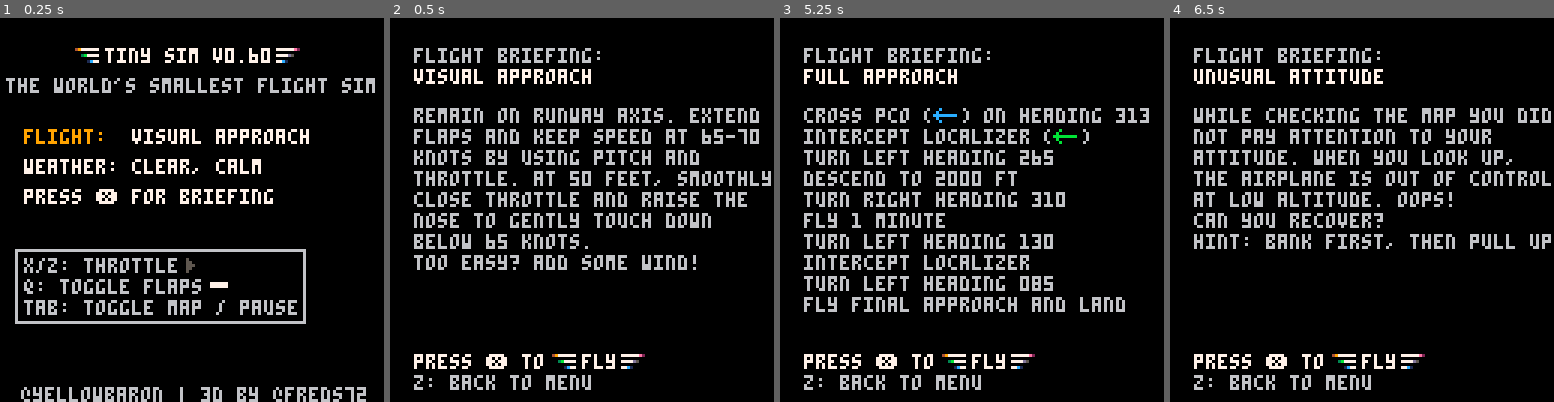
Above: before the commit, frames 1-4 (left to right).
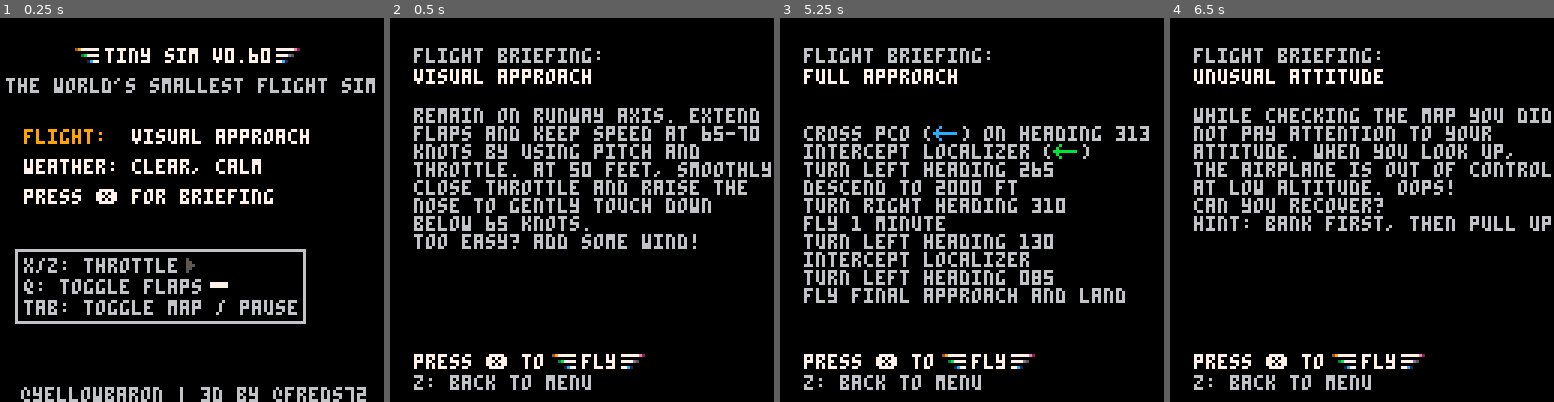
Above: after the commit, the same moments.

Repository: freds72/tiny_sim
Game: PICO-8 cartridge carts/tinysim.p8
Same seed, same stepped clock (60 frames per second), same inputs: the game is played once before the commit and once after it.
Inputs:
- Up to frame 1 (0.25 s): no input
- Up to frame 2 (0.5 s): tap X (X key) at 0.33 s
- Up to frame 3 (5.25 s): tap O (Z key) at 0.7, 1.7, 2.1, 2.5, 2.9, 3.3, 3.7, 4.1, 4.5, 4.9 s; tap X (X key) at 1.07, 1.85, 2.97, 4.08, 5.2 s; hold Right 1.6-2.1 s; hold P2 Left 1.6-2.1 s; hold Up 2.15-2.42 s; hold P2 Down 2.15-2.42 s; hold Right 2.47-3.03 s; hold P2 Left 2.47-3.03 s; hold Left 3.08-3.58 s; hold P2 Right 3.08-3.58 s; hold Down 3.63-3.97 s; hold P2 Up 3.63-3.97 s; hold Right 4.02-4.68 s; hold P2 Left 4.02-4.68 s; hold Up 4.73-5.03 s; hold P2 Down 4.73-5.03 s; hold Left from 5.08 s (still down); hold P2 Right from 5.08 s (still down)
- Up to frame 4 (6.5 s): tap O (Z key) at 5.3, 5.7, 6.1 s; release Left at 5.68 s; release P2 Right at 5.68 s; hold Down 5.73-6.03 s; hold P2 Up 5.73-6.03 s; hold Right from 6.08 s (still down); hold P2 Left from 6.08 s (still down); tap X (X key) at 6.32 s

Frame 1 is identical in both runs. In frame 2, 10% of the frame differs, in the area x 6-100%, y 28-66%; in frame 3, 11%, in the area x 6-97%, y 23-77%; in frame 4, 8.7%.

Commit message:
minor token count savings

Diff:
--- a/carts/tinysim.p8
+++ b/carts/tinysim.p8
@@ -716,59 +716,72 @@
   print("flight briefing:",8,10,6)
   print(name,8,17,7)
   if scen==1 then
-    print("remain on runway axis. extend the",8,30,6)
-    print("flaps and keep speed at 65-70",8,37)
-    print("knots by using pitch and",8,44)
-    print("throttle. at 50 feet, smoothly",8,51)
-    print("close throttle and raise the",8,58)
-    print("nose to gently touch down",8,65)
-    print("below 65 knots.",8,72)
-    print("too easy? add some wind!",8,79)
+    local msg=[[
+remain on runway axis. extend the
+flaps and keep speed at 65-70
+knots by using pitch and
+throttle. at 50 feet, smoothly
+close throttle and raise the
+nose to gently touch down
+below 65 knots.
+too easy? add some wind!]]
+    print(msg,8,30,6)
   elseif scen==2 then
-    print("fly heading of approx. 085",8,30,6)
-		print("keep localizer (  ) centered",8,37)
-		spr(20,71,37)
-		print("(the wind might push you away)",8,44)
-		print("maintain 1000 ft",8,51)
-		print("intercept glide slope ( )",8,58)
-		spr(38,100,59)
-    print("reduce power and extend flaps",8,65)
-    print("start 500 ft/min descent",8,72)
-    print("keep localizer centered",8,79)
-    print("keep glideslope centered",8,86)
-    print("at 200 ft reduce power & land",8,93)
+    local msg=[[
+fly heading of approx. 085
+keep localizer (  ) centered
+(the wind might push you away)
+maintain 1000 ft
+intercept glide slope ( )
+reduce power and extend flaps
+start 500 ft/min descent
+keep localizer centered
+keep glideslope centered
+at 200 ft reduce power & land]]
+    print(msg,8,30,6)
+    -- icons
+			spr(20,71,36)
+			spr(38,100,55)
   elseif scen==3 then
-    print("cross pco (  ) on heading 313",8,30,6)
-    spr(35,51,30)
-    print("intercept localizer (  )",8,37)
-    spr(20,91,37)
-    print("turn left heading 265",8,44)
-    print("descend to 2000 ft",8,51)
-    print("turn right heading 310",8,58)
-    print("fly 1 minute",8,65)
-    print("turn left heading 130",8,72)
-    print("intercept localizer",8,79)
-    print("turn left heading 085",8,86)
-    print("fly final approach and land",8,93)
+    local msg=[[
+cross pco (  ) on heading 313
+intercept localizer (  )
+turn left heading 265
+descend to 2000 ft
+turn right heading 310
+fly 1 minute
+turn left heading 130
+intercept localizer
+turn left heading 085
+fly final approach and land]]
+    print(msg,8,30,6)
+    -- icons
+    spr(35,51,36)
+    spr(20,91,42)
   elseif scen==4 then
-    print("you are enroute to tinyville",8,30,6)
-    print("when the engine suddenly quits",8,37)
-    print("fly best glide speed 65 knots",8,44)
-    print("turn towards wee vor (  )",8,51)
+    local msg=[[
+you are enroute to tinyville
+when the engine suddenly quits
+fly best glide speed 65 knots
+turn towards wee vor (  )
+leave wee vor on heading 220
+head towards smallville
+glide to airport and land
+good luck!]]
+    print(msg,8,30,6)
+    -- icons
     spr(35,95,51)
-    print("leave wee vor on heading 220",8,58)
-    print("head towards smallville",8,65)
     spr(55,104,64)
-    print("glide to airport and land",8,72)
-    print("good luck!",8,79)
   else
-    print("while checking the map you did",8,30,6)
-    print("not pay attention to your",8,37)
-    print("attitude. when you look up,",8,44)
-    print("the airplane is out of control",8,51)
-    print("at low altitude. oops!",8,58)
-    print("can you recover?",8,65)
-    print("hint: bank first, then pull up",8,72)
+    local msg=[[
+while checking the map you did
+not pay attention to your
+attitude. when you look up,
+the airplane is out of control
+at low altitude. oops!
+can you recover?
+hint: bank first, then pull up]]
+    print(msg,8,30,6)
   end
   print("press ❎ to   fly",8,112,7)
   spr(2,54,112)
@@ -879,9 +892,9 @@
 	  -- must be done after update loop
 	  cam:update()
 
-    if btnp(4,1) then --tab
-      menu=2
-    end
+   if btnp(4,1) then --tab
+     menu=2
+   end
   end
 end
 
